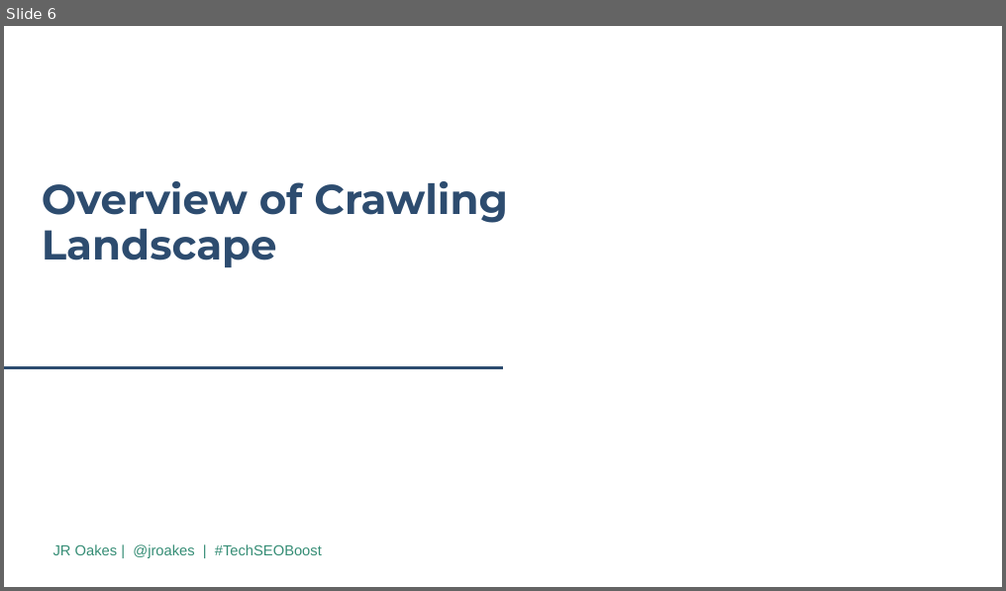
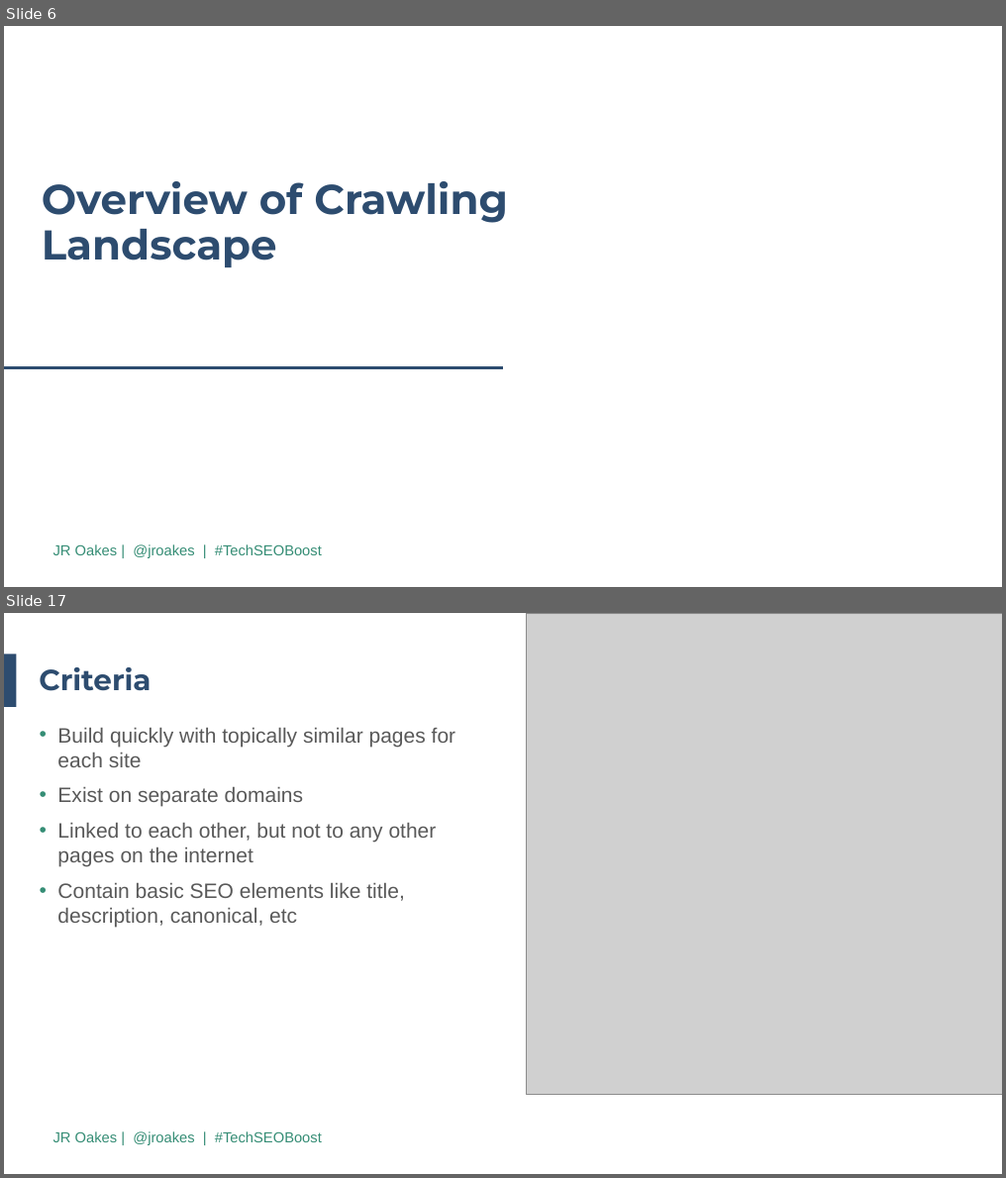
Before and after one commit to jroakes/tech-seo-crawler, a slide deck: etc/2019 TechSEO Boost PPT Template.revJR.pptx. Shown one above the other, each under a label of ours: slide 6 before the commit, slides 6 and 17 after it; the slides between them are not shown. The pictures are 1006x591 and 1006x1178 pixels, drawn with LibreOffice and Linux fonts; fonts in the diff are those of the drawing; grey boxes stand for pictures; background and template pictures are left out. Boxes give left, top, right and bottom in pixels: in the first picture for what was removed or moved away, otherwise in the second. Text is boxed around its words. In the diff, an @@ line names an element or a change of style, - is before the commit and + after.

```diff
--- a/etc/2019 TechSEO Boost PPT Template.revJR.pptx
+++ b/etc/2019 TechSEO Boost PPT Template.revJR.pptx
@@ slide 17 added at [4,613,1002,1174], background #FFFFFF; not listed: 1 template element that a slide beside it also shows @@
@@ picture added at [526,613,1002,1094] @@
@@ rectangle added at [4,655,16,707], fill #2D4C6F @@
@@ title added at [39,667,151,691], 28 pt, text #2D4C6F, bold @@
+Criteria
@@ text added at [57,728,456,928], 20 pt, text #595959 @@
+• Build quickly with topically similar pages for each site
+• Exist on separate domains
+• Linked to each other, but not to any other pages on the internet
+• Contain basic SEO elements like title, description, canonical, etc
```
Also in this commit, not shown: 6 slides changed, 24 other slides added, 5 slides removed, 7 other files.
